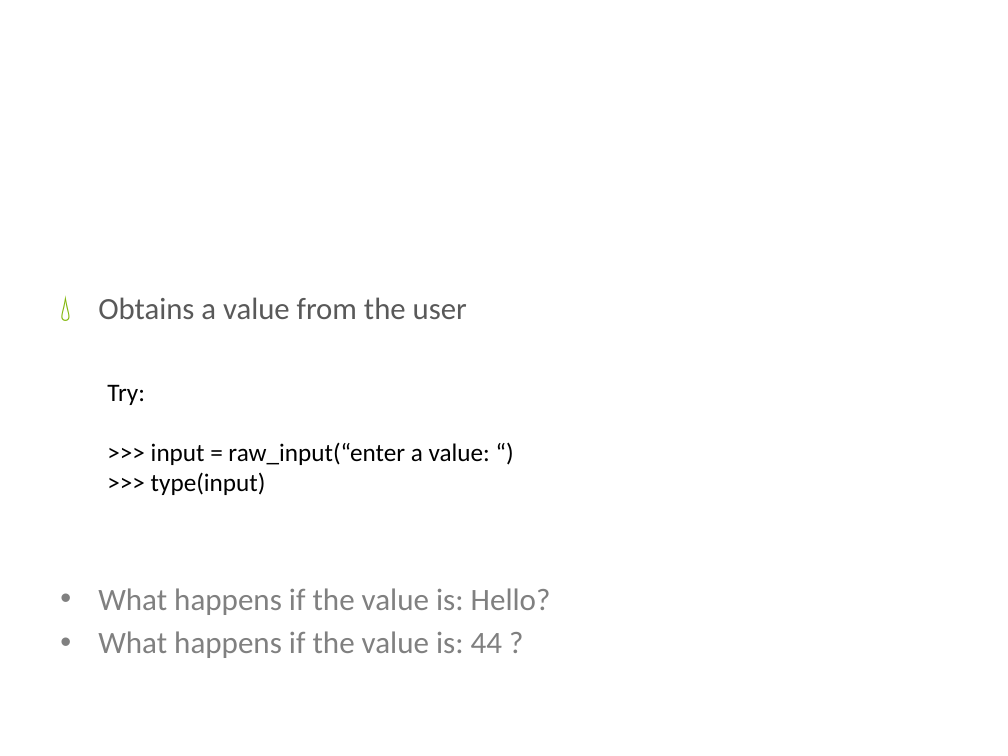
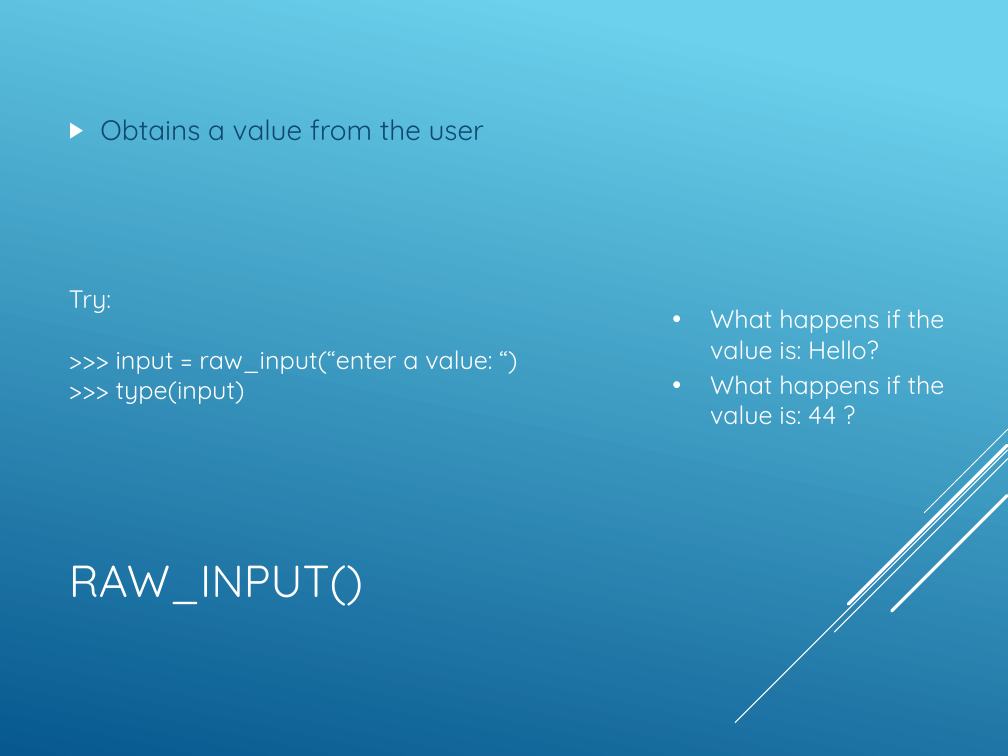
Before and after one commit to mmbader/PythonDojo, a slide deck: slide 10 of slides/klasse1.pptx. Drawn at 1008x756 pixels with LibreOffice and Linux fonts; fonts in the diff are those of the drawing; background and template pictures are left out. Boxes give left, top, right and bottom in pixels: in the first picture for what was removed or moved away, otherwise in the second. Text is boxed around its words. In the diff, an @@ line names an element or a change of style, - is before the commit and + after.

```diff
--- a/slides/klasse1.pptx
+++ b/slides/klasse1.pptx
@@ background picture (left out) to gradient #6ED2EB to #06588E @@
@@ text "Obtains a value from the ..." moved from (x1=98, y1=297, x2=467, y2=319) to (x1=100, y1=119, x2=484, y2=140) @@
@@ text "Obtains a value from the ..." at (x1=100, y1=119, x2=484, y2=140): size 22 to 20 pt, font Calibri to Quicksand, text colour #595959 to #0F496F; bullet 💧 to ▶; less space between paragraphs; bullet colour #80B606 to #FFFFFF; vertical alignment top to middle @@
@@ text "Try:" moved from (x1=107, y1=384, x2=490, y2=495) to (x1=69, y1=290, x2=492, y2=404) @@
@@ text "Try:" at (x1=69, y1=290, x2=492, y2=404): font Calibri to Quicksand, text colour #000000 to #FFFFFF @@
@@ text "What happens if the value ..." moved from (x1=98, y1=588, x2=551, y2=658) to (x1=710, y1=309, x2=945, y2=424) @@
@@ text "What happens if the value ..." at (x1=710, y1=309, x2=945, y2=424): size 22.2 to 18 pt, font Calibri to Quicksand, text colour #808080 to #FFFFFF @@
@@ group added at (x1=736, y1=429, x2=1008, y2=723): 5 lines @@
@@ title at (x1=69, y1=565, x2=363, y2=606): text changed; size 46 to 32 pt; font Calibri to Quicksand @@
-Raw_input()
+RAW_INPUT()
```
Also in this commit, not shown: 11 other slides changed, 9 other files.
